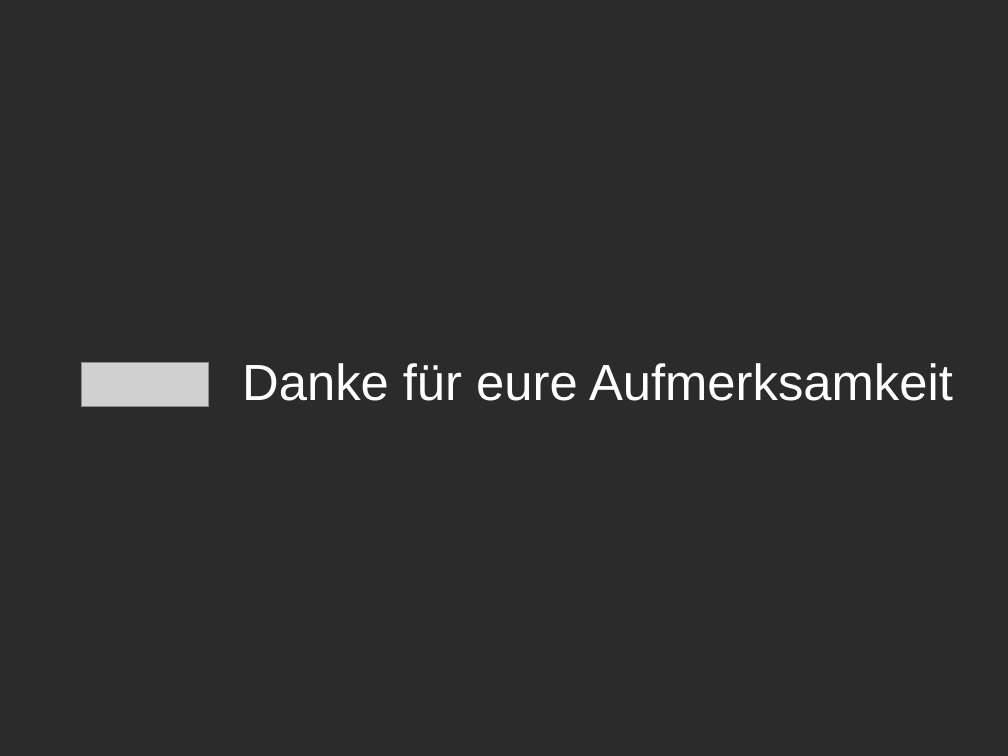
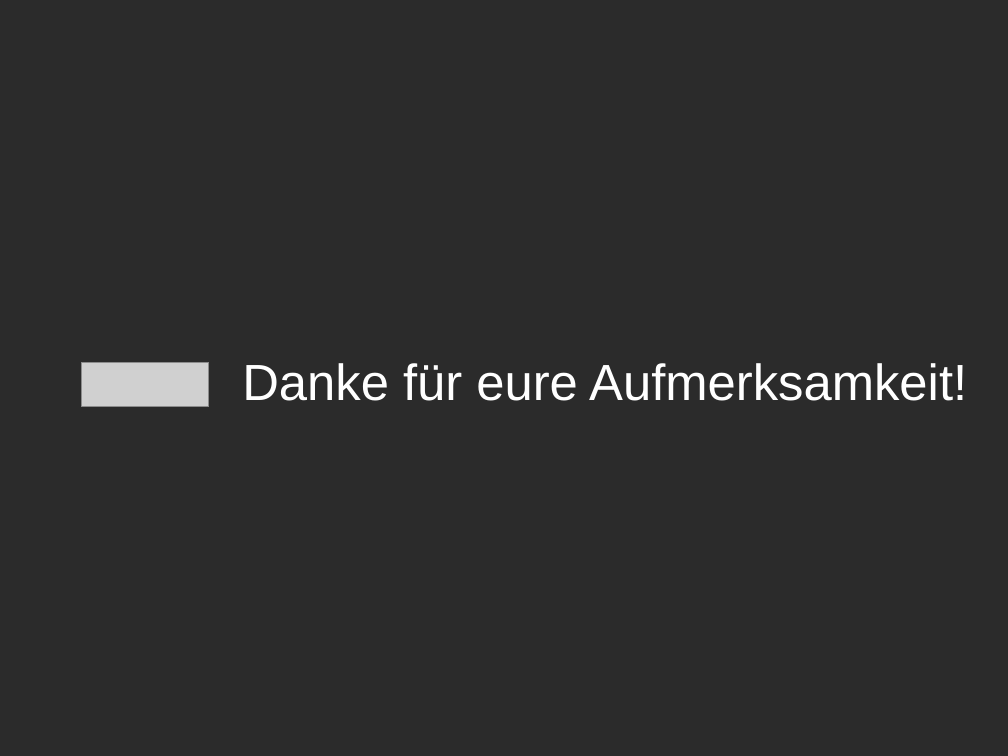
Before and after one commit to Jugendhackt/admin.io, a slide deck: slide 11 of presentation/JugendHacktPraesentation.odp. Drawn at 1008x756 pixels with LibreOffice and Linux fonts; fonts in the diff are those of the drawing; grey boxes stand for pictures; background and template pictures are left out; a plain dark background stands for a picture behind light text. Boxes give left, top, right and bottom in pixels: in the first picture for what was removed or moved away, otherwise in the second. Text is boxed around its words. In the diff, an @@ line names an element or a change of style, - is before the commit and + after.

```diff
--- a/presentation/JugendHacktPraesentation.odp
+++ b/presentation/JugendHacktPraesentation.odp
@@ title at [242,363,967,401]: text changed @@
-Danke für eure Aufmerksamkeit
+Danke für eure Aufmerksamkeit!
```
Also in this commit, not shown: 5 other slides changed.
